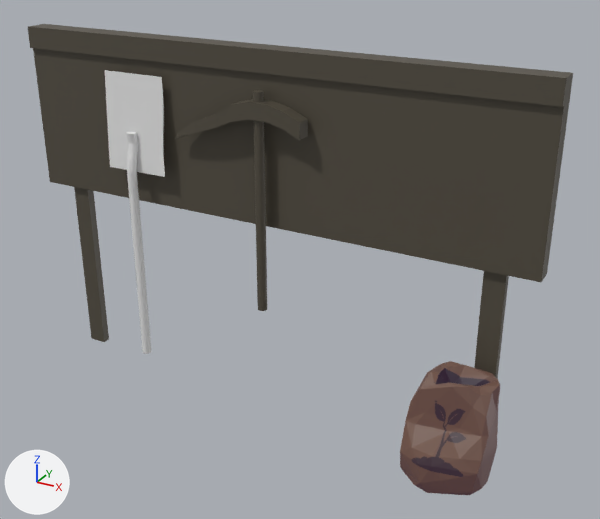
Renders of the glTF model assets/tools.glb from each side of a commit.
Camera for both pictures: a 50 mm camera at (12.67, 1.81, 5.18) aimed at (9.08, 8.32, 1.92). Arrows for +X, +Y and +Z are at lower left; the lights stay in place. The picture after the commit comes second. Where no turn or scale is listed for an object, it has been applied to the vertices. Vertices at exactly the same position are counted once.

Objects in the first picture: 'MiningPick', 'Seeds', 'Shovel', 'Tooltip'.
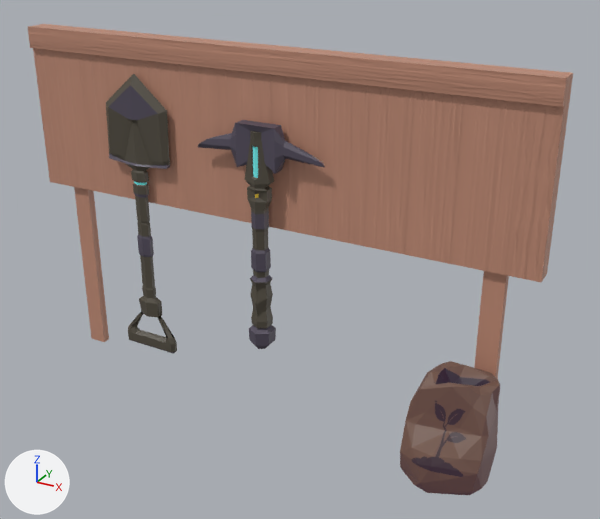
Where the change shows, as pixel boxes (x1, y1, x2, y2) in the pictures (600 x 519 px):
'Tooltip', surface changed (lighter): (28, 24, 573, 379) in both
'Shovel', reshaped, moved, recoloured (white to black, 18% wider): before (105, 70, 165, 354); after (106, 74, 177, 354)
'MiningPick', surface changed, reshaped, moved, rescaled: before (175, 90, 308, 311); after (198, 120, 325, 349)
part 1 of me_cube_250, added: after (198, 120, 325, 349)
part 2 of me_cube_250, deleted: before (175, 90, 308, 311)

The change, as a diff of the scene's bpy script:
```diff
--- a/assets/tools.glb.py
+++ b/assets/tools.glb.py
@@ img_pallette_wip @@
+img_pallette_wip = load_image('pallette_wip', '_unpacked/pallette_wip', 95, 38, 'sRGB')
@@ img_wood_texture @@
+img_wood_texture = load_image('wood_texture', '_unpacked/wood_texture', 1600, 800, 'Non-Color')
@@ mat_material_004 @@
 n0 = _N.new('ShaderNodeBsdfPrincipled'); n0.name = 'Principled BSDF'
-n0.inputs[0].default_value = (0.0865, 0.0742, 0.0529, 1.0)  # 'Base Color', brown #534d41
+n0.inputs[0].default_value = (0.527, 0.261, 0.18, 1.0)  # 'Base Color', brown #c08c76
 n1 = _N.new('ShaderNodeOutputMaterial'); n1.name = 'Material Output'
+n2 = _N.new('ShaderNodeNormalMap'); n2.name = 'Normal Map'
+n2.uv_map = 'UVMap'
+n3 = _N.new('ShaderNodeTexImage'); n3.name = 'Image Texture'
+n3.image = img_wood_texture
+n3.extension = 'EXTEND'
 _L.new(n0.outputs[0], n1.inputs[0])  # 'BSDF' to 'Surface'
+_L.new(n2.outputs[0], n0.inputs[5])  # 'Normal' to 'Normal'
+_L.new(n3.outputs[0], n2.inputs[1])  # 'Color' to 'Color'
@@ mat_toolsmaterial @@
+mat_toolsmaterial = principled_material('toolsMaterial')
+mat_toolsmaterial.texture = img_pallette_wip
@@ me_cylinder @@
 # used by ob_shovel; location = (7.163, 8.207, 1.916)
-me_cylinder.from_pydata(...)  # 449 vertices, 883 faces; spans x -0.34..0.38, y -0.05..0.11, z -1.5..1.63
+me_cylinder.from_pydata(...)  # 267 vertices, 544 faces; spans x -0.39..0.41, y -0.07..0.07, z -1.5..1.63
+# me_cylinder part 3: 447 vertices removed from x -0.34..0.38, y -0.05..0.11, z -1.5..1.63; 265 vertices added at x -0.39..0.41, y -0.07..0.07, z -1.5..1.63
+me_cylinder.materials.append(mat_toolsmaterial)  # picture img_pallette_wip
@@ me_cube_250 @@
 # used by ob_miningpick; location = (8.605, 7.927, 4.167); scale = (1.0, 0.447, 1.0)
-me_cube_250.from_pydata(...)  # 113 vertices, 222 faces; spans x -0.92..0.54, y 0.63..0.98, z -2.87..-0.64
-me_cube_250.materials.append(mat_material_004)  # brown #534d41
+me_cube_250.from_pydata(...)  # 298 vertices, 618 faces; spans x -0.82..0.82, y -0.16..0.16, z -1.01..1.21
+# me_cube_250 part 1: 298 vertices added at x -0.82..0.82, y -0.16..0.16, z -1.01..1.21
+# me_cube_250 part 2: 113 vertices removed from x -0.92..0.54, y 0.63..0.98, z -2.87..-0.64
+me_cube_250.materials.append(mat_toolsmaterial)  # picture img_pallette_wip
@@ ob_shovel @@
 ob_shovel = bpy.data.objects.new('Shovel', me_cylinder)
-ob_shovel.location = (7.163, 8.207, 1.916)
+ob_shovel.location = (7.163, 8.331, 1.916)
@@ ob_miningpick @@
 ob_miningpick = bpy.data.objects.new('MiningPick', me_cube_250)
-ob_miningpick.location = (8.605, 7.927, 4.167)
-ob_miningpick.scale = (1.0, 0.447, 1.0)
+ob_miningpick.location = (8.659, 8.286, 1.941)
+ob_miningpick.scale = (0.852, 0.852, 1.06)
```
